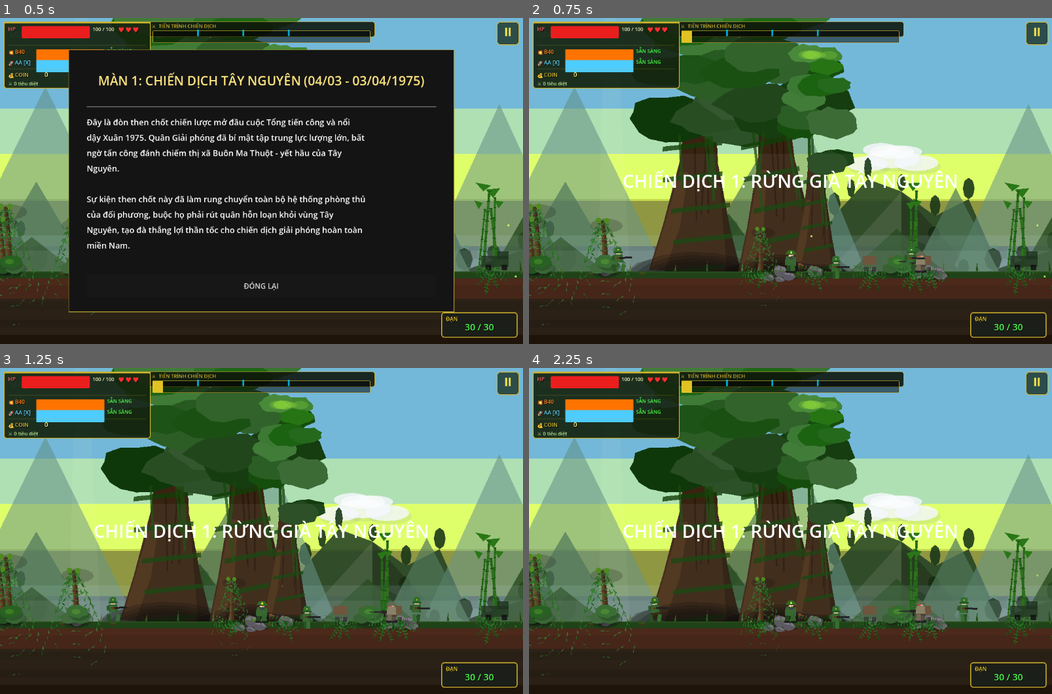
Above: before the commit, frames 1-4 (two rows, left to right).
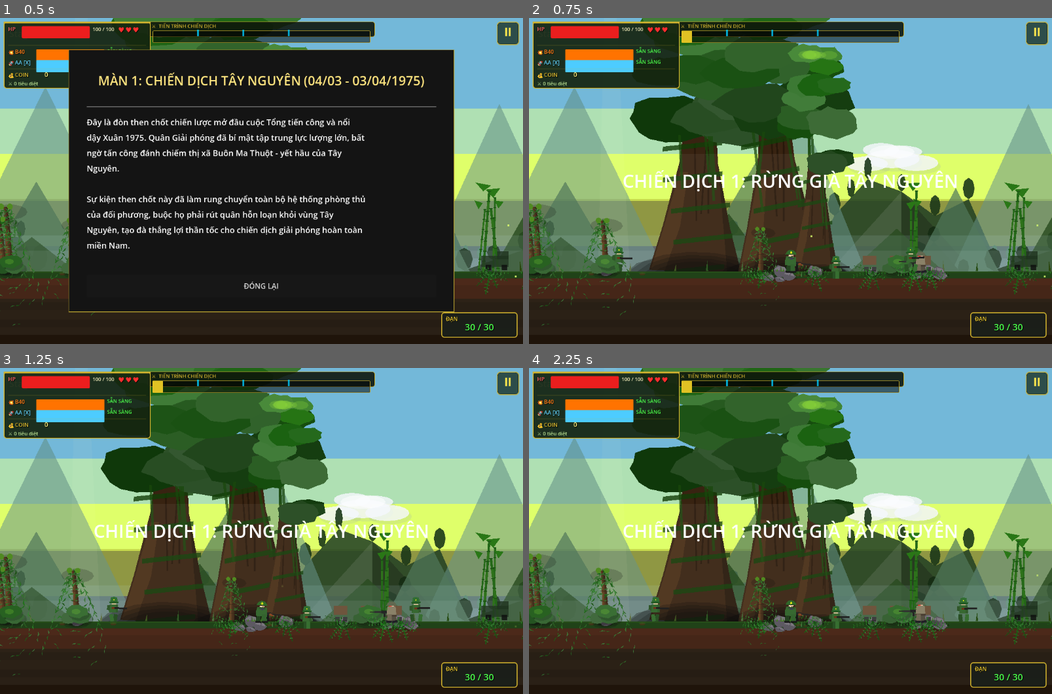
Above: after the commit, the same moments.

Repository: dangkhoa31204/alien-shooter
Game: Godot game, scene res://scenes/contra_main.tscn
Same seed, same stepped clock (60 frames per second), same inputs: the game is played once before the commit and once after it. This scene is started directly instead of the project's main scene.
Inputs:
- Up to frame 1 (0.5 s): no input
- Up to frame 2 (0.75 s): click "ĐÓNG LẠI" at 0.5 s
- Up to frame 3 (1.25 s): no input
- Up to frame 4 (2.25 s): click "⏸" at 1.25 s; click "▶ TIẾP TỤC [ESC]" at 2 s

Frame 1 is identical in both runs. In frame 2, 0.1% of the frame differs, in the area x 15-76%, y 70-78%; in frame 3, 0.2%, in the area x 20-83%, y 70-78%; in frame 4, 0.1%.

Commit message:
thêm checkpoint ở map 5 và thêm sound checkpoint

Diff:
--- a/scripts/audio_manager.gd
+++ b/scripts/audio_manager.gd
@@ -20,6 +20,7 @@
 	"ak47_fire":  		"res://assets/audio/ak47_fire.mp3",
 	"m4_fire": "res://assets/audio/m4_fire.wav",
 	"collected_item": "res://assets/audio/collected_item.mp3",
+	"checkpoint": "res://assets/audio/CheckCheckPoint.mp3",
 	"b40":               "res://assets/audio/b40.mp3",
 	"aa_sound":           "res://assets/audio/aa_sound.mp3",
 	"bomber_drop_sound":  "res://assets/audio/bomber_drop_sound.mp3",
--- a/scripts/contra_main.gd
+++ b/scripts/contra_main.gd
@@ -4172,6 +4172,7 @@
 			last_checkpoint_x = pos.x
 			flag.color = Color.YELLOW # Activated
 			ui_label.text = "ĐIỂM LƯU TẠM THỜI (CHECKPOINT)!"
+			Audio.play("checkpoint")
 	)
 	_checkpoint_positions.append(pos.x)
 
--- a/scripts/stages/contra_final.gd
+++ b/scripts/stages/contra_final.gd
@@ -44,10 +44,6 @@
 	for i in range(int(STAGE_LENGTH / 500)):
 		var dx = 400 + i * 500 + randf_range(-60, 60)
 
-		# Checkpoints at 4000, 9000
-		if abs(dx - 4000) < 250 and i % 5 == 0: main._create_checkpoint(Vector2(dx, 600))
-		if abs(dx - 9000) < 250 and i % 5 == 0: main._create_checkpoint(Vector2(dx, 600))
-
 		# Health Kits scattered
 		if i % 6 == 3: main._create_health_kit(Vector2(dx, 580))
 
@@ -70,6 +66,11 @@
 		var v_dice = randf()
 		if v_dice < 0.15: _create_abandoned_jeep(dx + 150)
 		elif v_dice < 0.25: _create_abandoned_vespa(dx + 150)
+
+	# 6. CHECKPOINTS
+	for i in range(1, 4):
+		var x = i * (STAGE_LENGTH / 4.0)
+		main._create_checkpoint(Vector2(x, 600))
 
 	# Gameplay Logic
 	main._spawn_enemy_wave(18, 0.4)
Not shown, added: assets/audio/CheckCheckPoint.mp3.import
Not shown, added: assets/audio/CheckCheckPoint.mp3
